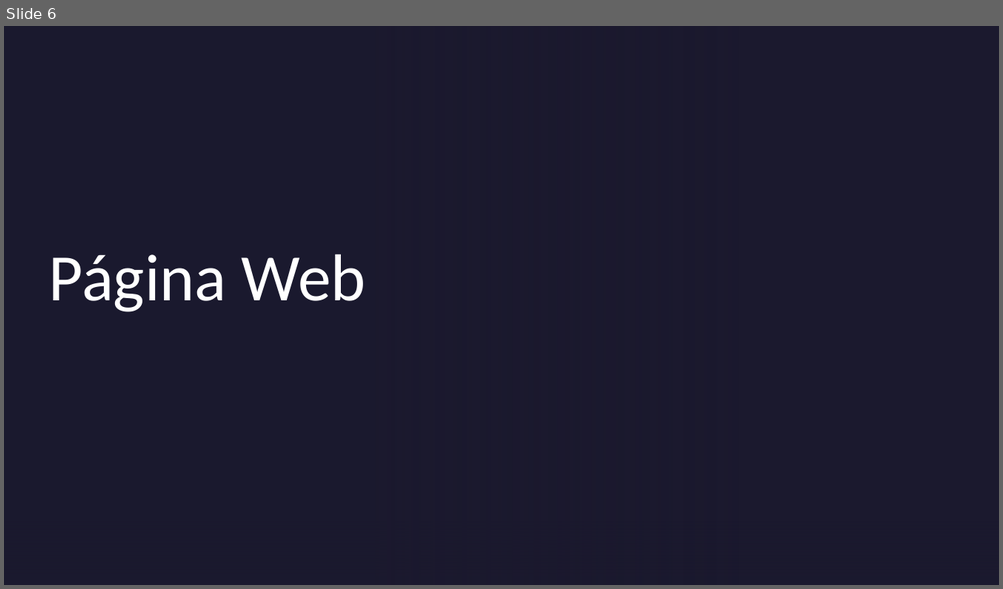
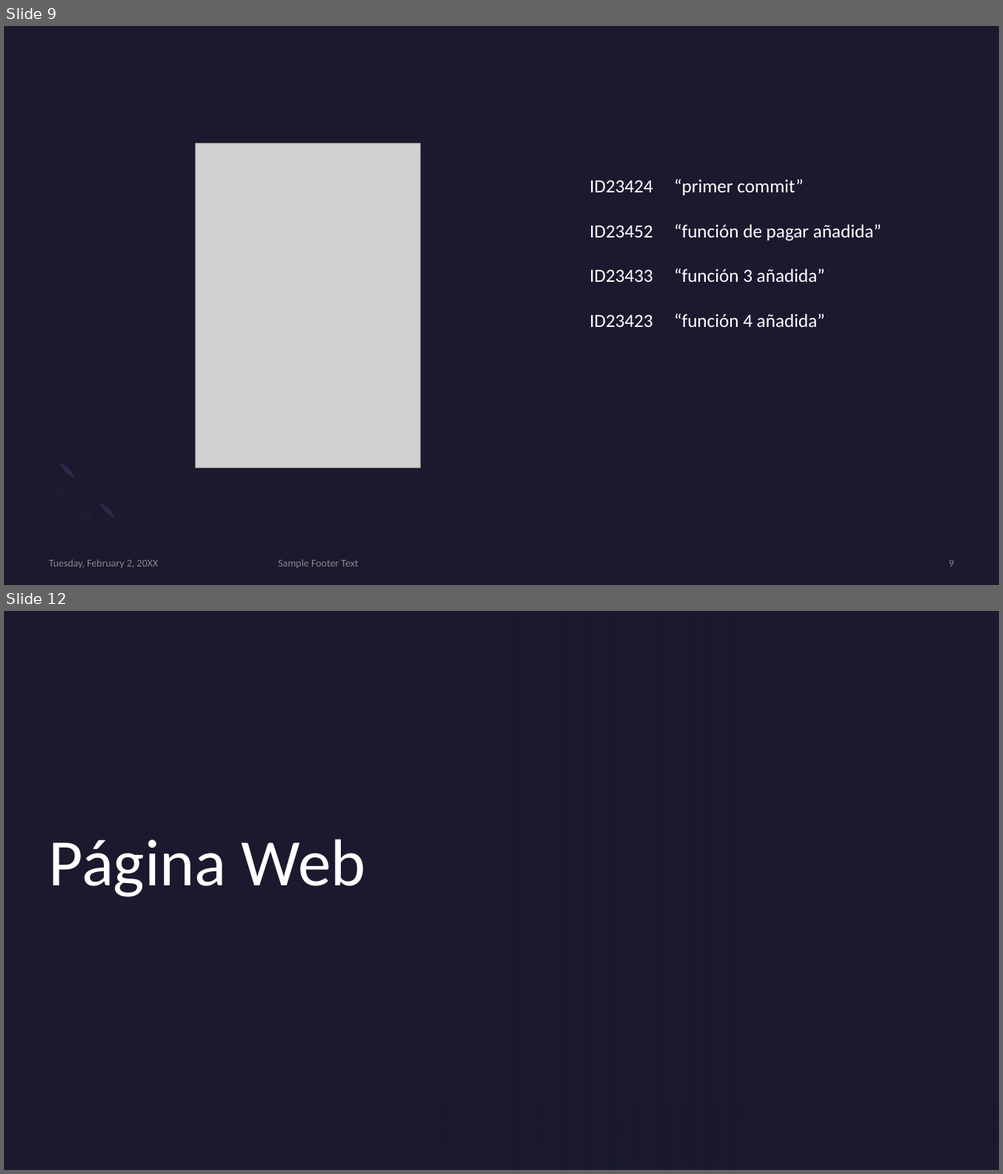
Before and after one commit to dani0105/Curso-web-CS, a slide deck: Clase 1/presentacionClase1.pptx. Shown one above the other, each under a label of ours: slide 6 before the commit, slides 9 and 12 after it; the slides between them are not shown. The pictures are 1003x589 and 1003x1174 pixels, drawn with LibreOffice and Linux fonts; fonts in the diff are those of the drawing; grey boxes stand for pictures; background and template pictures are left out. Boxes give left, top, right and bottom in pixels: in the first picture for what was removed or moved away, otherwise in the second. Text is boxed around its words. In the diff, an @@ line names an element or a change of style, - is before the commit and + after.

```diff
--- a/Clase 1/presentacionClase1.pptx
+++ b/Clase 1/presentacionClase1.pptx
@@ slide 9 added at (4, 26, 999, 585), background #1B192E @@
@@ picture added at (195, 143, 421, 468) @@
@@ text added at (589, 179, 881, 327), 18 pt, text #FFFFFF @@
+ID23424 “primer commit”
+ID23452 “función de pagar añadida”
+ID23433 “función 3 añadida”
+ID23423 “función 4 añadida”
@@ freeform shape added at (34, 460, 117, 544), fill #7771B2 at 20% opacity @@
@@ ellipse added at (59, 463, 76, 479), fill #2C284A @@
@@ ellipse added at (99, 503, 116, 520), fill #2C284A @@
@@ text added at (49, 560, 158, 568), 10 pt, text #A6A6A6 at 80% opacity @@
+Tuesday, February 2, 20XX
@@ text added at (278, 560, 358, 568), 10 pt, text #A6A6A6 at 80% opacity @@
+Sample Footer Text
@@ page number added at (948, 560, 953, 567), 10 pt, text #A6A6A6 at 80% opacity @@
+9
@@ what was slide 6 is now slide 12 @@
```
Also in this commit, not shown: 7 other slides added, 2 slides removed.
